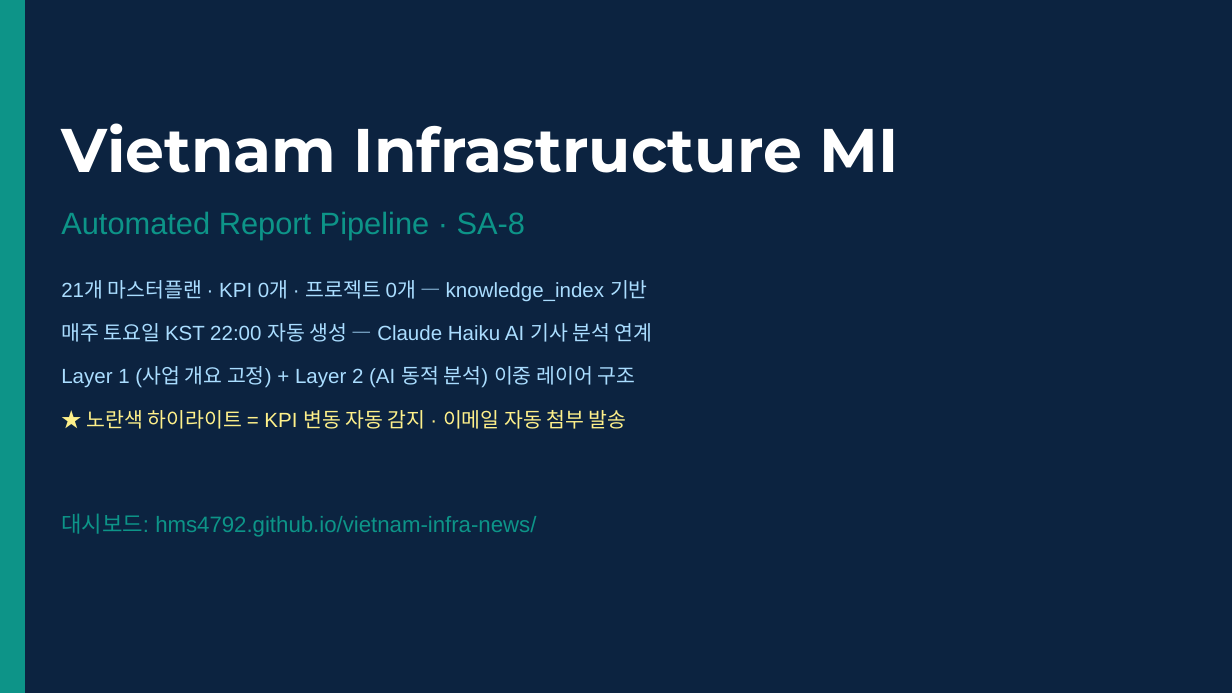
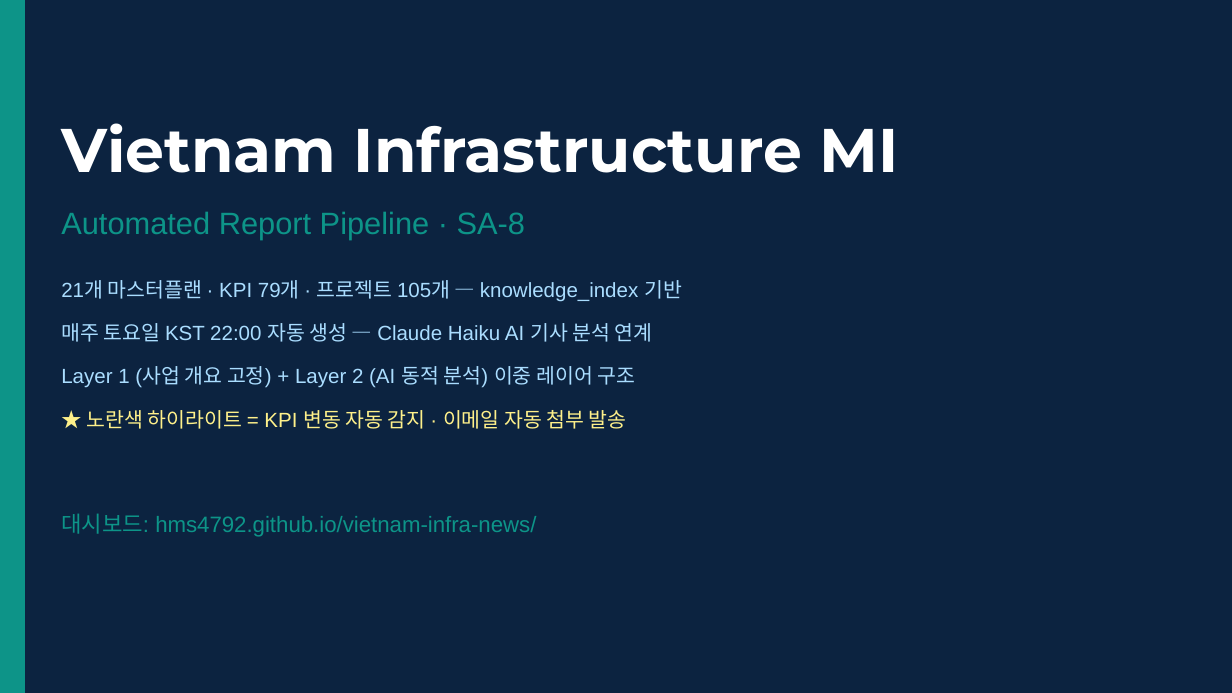
Before and after one commit to hms4792/vietnam-infra-news, a slide deck: slide 32 of docs/reports/VN_Infra_MI_Weekly_Report_20260524.pptx (slide 26 before the commit). Drawn at 1232x693 pixels with LibreOffice and Linux fonts; fonts in the diff are those of the drawing. Boxes give left, top, right and bottom in pixels: in the first picture for what was removed or moved away, otherwise in the second. Text is boxed around its words. In the diff, an @@ line names an element or a change of style, - is before the commit and + after.

```diff
--- a/docs/reports/VN_Infra_MI_Weekly_Report_20260524.pptx
+++ b/docs/reports/VN_Infra_MI_Weekly_Report_20260524.pptx
@@ text at (61, 280, 682, 302): text changed @@
-21개 마스터플랜 · KPI 0개 · 프로젝트 0개 — knowledge_index 기반
+21개 마스터플랜 · KPI 79개 · 프로젝트 105개 — knowledge_index 기반
```
Also in this commit, not shown: 4 other slides changed, 23 slides added, 17 slides removed, 9 other files.
